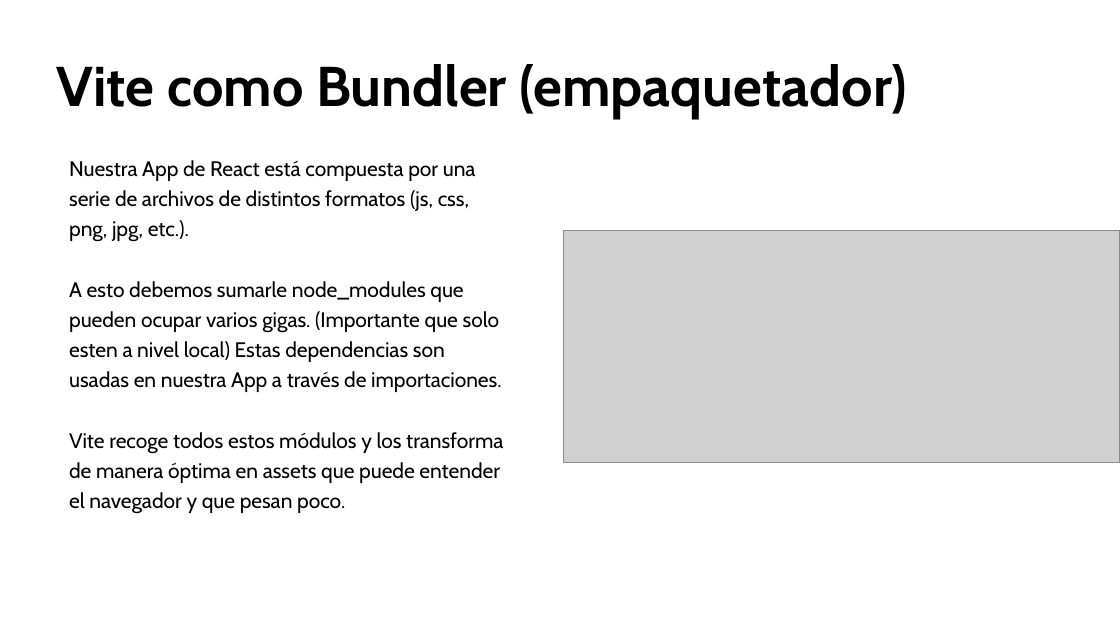
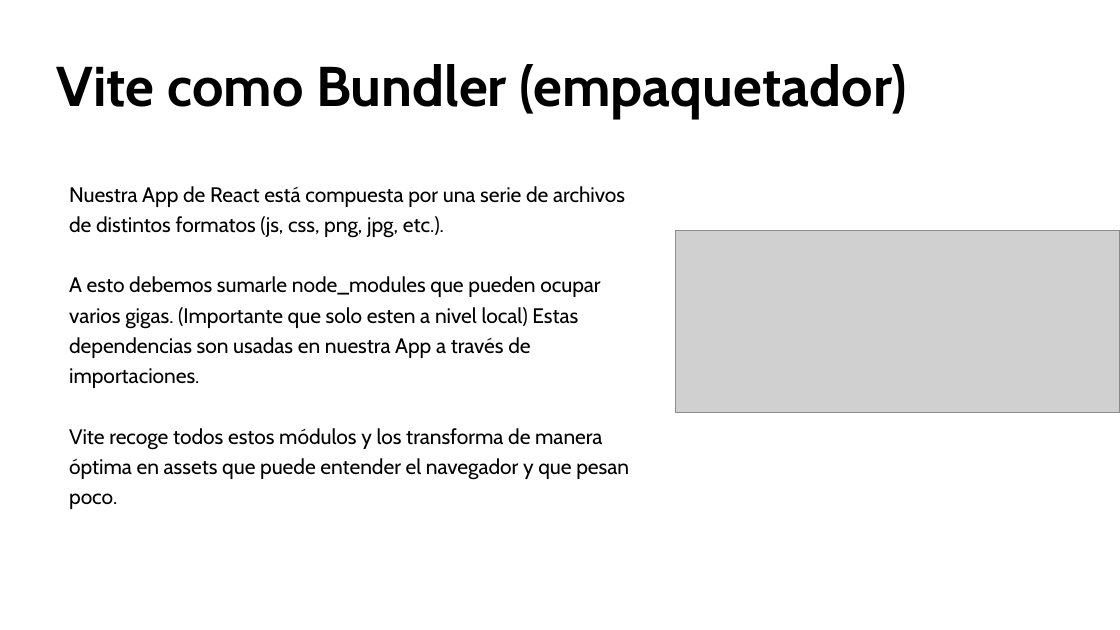
Before and after one commit to Arturogrottoli/Project-React-Js, a slide deck: slide 4 of Clase02/Unidad 2 - Clase en vivo.pptx. Drawn at 1120x630 pixels with LibreOffice and Linux fonts; fonts in the diff are those of the drawing; grey boxes stand for pictures; background and template pictures are left out. Boxes give left, top, right and bottom in pixels: in the first picture for what was removed or moved away, otherwise in the second. Text is boxed around its words. In the diff, an @@ line names an element or a change of style, - is before the commit and + after.

```diff
--- a/Clase02/Unidad 2 - Clase en vivo.pptx
+++ b/Clase02/Unidad 2 - Clase en vivo.pptx
@@ text "Nuestra App de React está ..." rewrapped from (x1=69, y1=160, x2=503, y2=514) to (x1=69, y1=186, x2=629, y2=509) @@
@@ picture resized from (x1=563, y1=231, x2=1120, y2=464) to (x1=675, y1=231, x2=1120, y2=413) @@
```
Also in this commit, not shown: 1 other slide changed, 1 other file.
